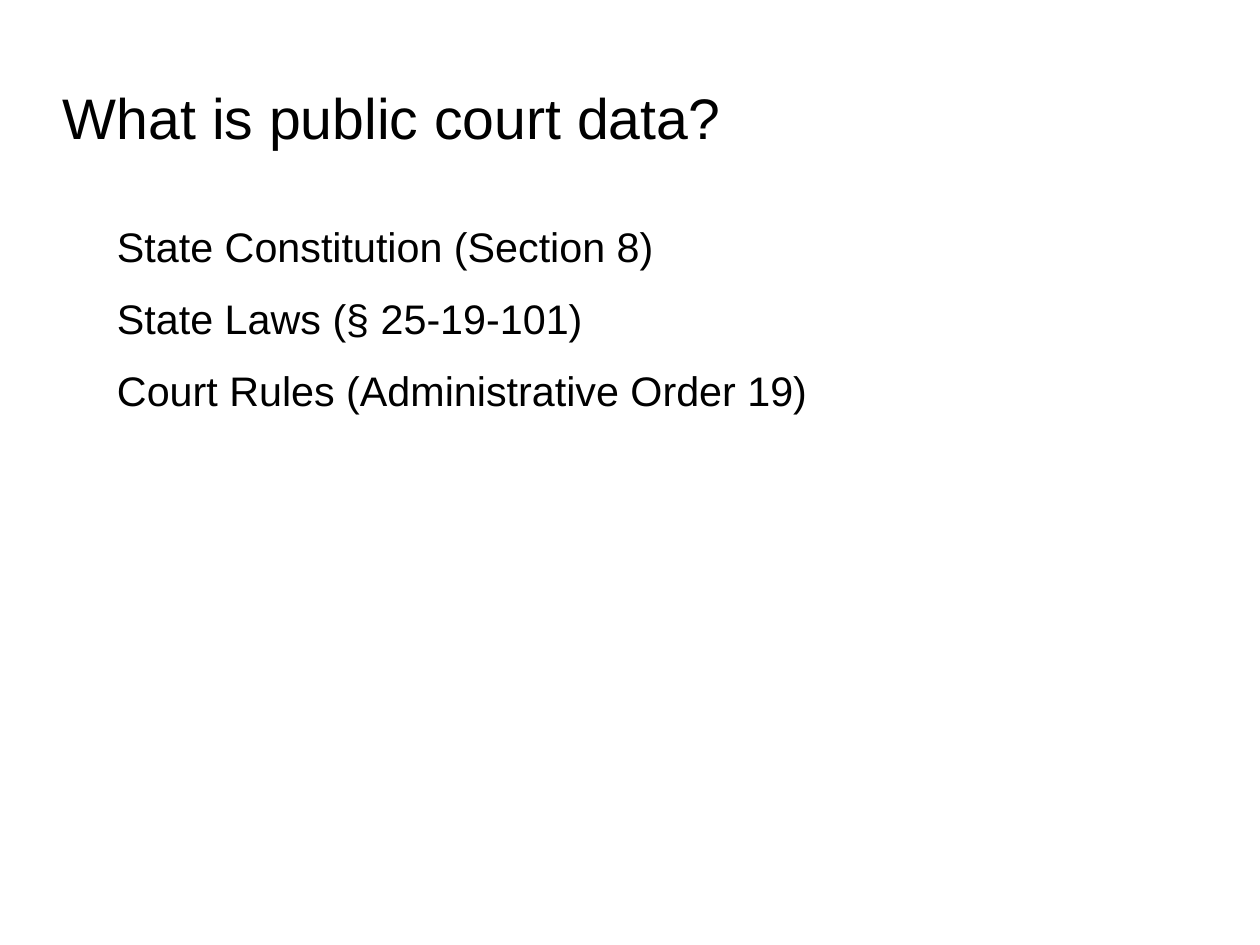
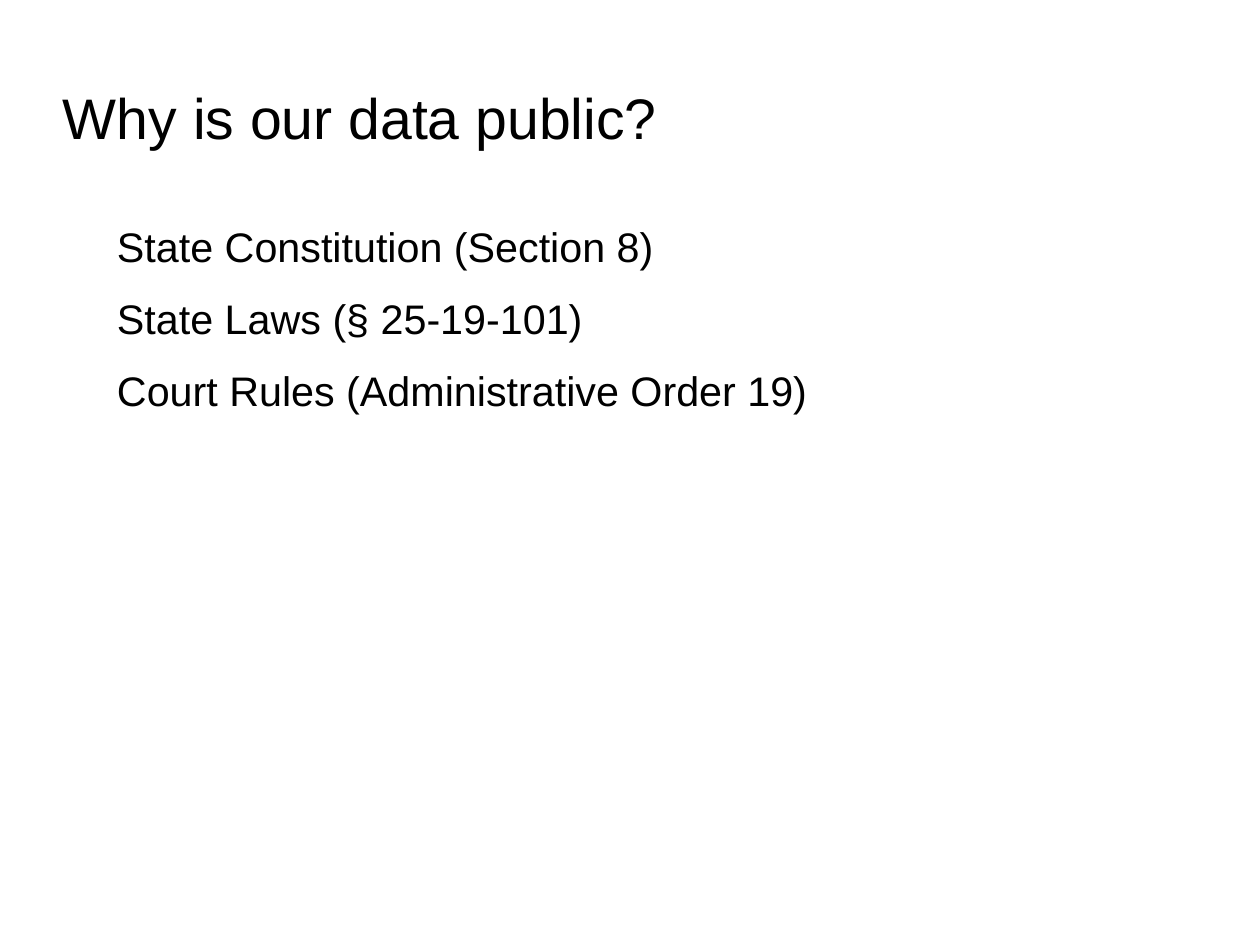
Before and after one commit to utecht/public_data, a slide deck: slide 2 of public_data.odp. Drawn at 1260x945 pixels with LibreOffice and Linux fonts; fonts in the diff are those of the drawing; background and template pictures are left out. Boxes give left, top, right and bottom in pixels: in the first picture for what was removed or moved away, otherwise in the second. Text is boxed around its words. In the diff, an @@ line names an element or a change of style, - is before the commit and + after.

```diff
--- a/public_data.odp
+++ b/public_data.odp
@@ title at [63, 97, 657, 150]: text changed @@
-What is public court data?
+Why is our data public?
```
Also in this commit, not shown: 3 other slides changed, 1 slide removed.
